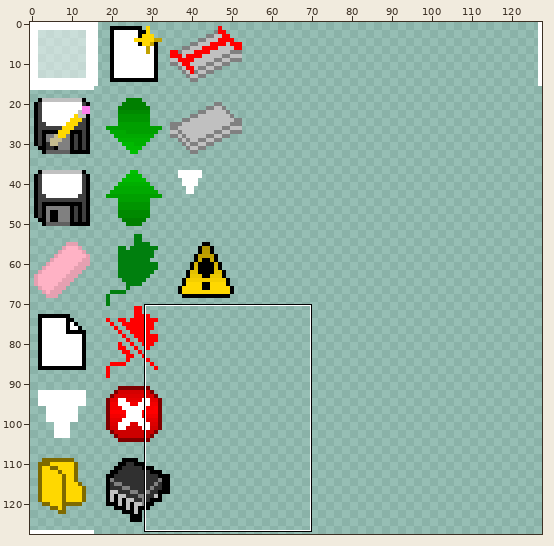
Two states of a sprite sheet, Assets/Sprites/sprites.png. Above, an overview of the earlier version with the close-up marked.
Close-up. The starting point:
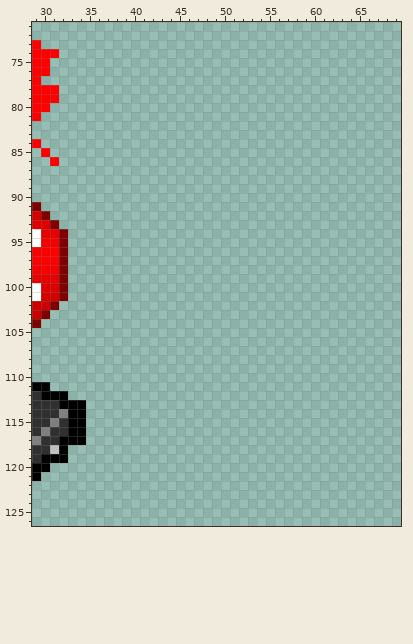
The file is 128x128 pixels. Colours within 5 levels of each other are drawn and written as one. Shown: x 29..69, y 71..126.
New version:
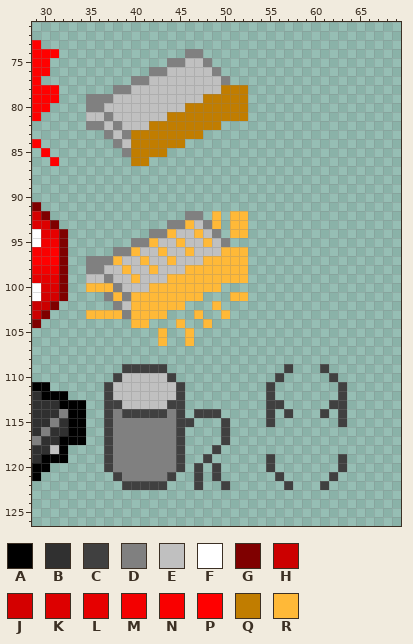
Palette (. is transparent): A #000000  B #303030  C #404040  D #808080  E #c0c0c0  F #ffffff  G #7f0000  H #cc0000  J #d40000  K #dd0000  L #e60000  M #f30000  N #f90000  P #ff0000  Q #c17d00  R #ffb938
From old to new:
y 74: x 46..47 .. -> DD
y 75: x 44..48 ..... -> DDEED
y 76: x 42..49 ........ -> DDEEEEED
y 77: x 40..50 ........... -> DDEEEEEEEED
y 78: x 38..52 ............... -> DDEEEEEEEEEEQQQ
y 79: x 35..52 .................. -> DDDEEEEEEEEEEQQQQQ
y 80: x 35..52 .................. -> DDEEEEEEEEEQQQQQQQ
y 81: x 35..52 .................. -> EEDEEEEEEQQQQQQQQQ
y 82: x 35..49 ............... -> DDEDEEEQQQQQQQQ
y 83: x 37..47 ........... -> DEDQQQQQQQQ
y 84: x 38..45 ........ -> DEQQQQQQ
y 85: x 39..43 ..... -> DQQQQ
y 86: x 40..41 .. -> QQ
y 92: x 46..47 .. -> DD; x 49 . -> R; x 51..52 .. -> RR
y 93: x 44..49 ...... -> DDREDR; x 51..52 .. -> RR
y 94: x 42..49 ........ -> DDREERED; x 51..52 .. -> RR
y 95: x 40..50 ........... -> DDREEREERED
y 96: x 38..52 ............... -> DDREEREEREEERRR
y 97: x 35..52 .................. -> DDDREEREEREEERRRRR
y 98: x 35..52 .................. -> DDEEREEREEERRRRRRR
y 99: x 35..52 .................. -> EEDEEREEERRRRRRRRR
y 100: x 35..49 ............... -> RRRDEEERRRRRRRR
y 101: x 37..47 ........... -> DRDRRRRRRRR; x 51..52 .. -> RR
y 102: x 38..45 ........ -> DERRRRRR; x 49 . -> R
y 103: x 35..43 ......... -> RRRRDRRRR; x 47 . -> R; x 50 . -> R
y 104: x 40..41 .. -> RR; x 45 . -> R; x 48 . -> R
y 105..106: x 43 . -> R; x 46 . -> R
y 109: x 39..43 ..... -> CCCCC; x 57 . -> C; x 61 . -> C
y 110: x 38..44 ....... -> CEEEEEC; x 56 . -> C; x 62 . -> C
y 111..112: x 37..45 ......... -> CEEEEEEEC; x 55 . -> C; x 63 . -> C
y 113: x 37..45 ......... -> CCEEEEECC; x 55..56 .. -> CC; x 62..63 .. -> CC
y 114: x 37..45 ......... -> CDCCCCCDC; x 47..49 ... -> CCC; x 55 . -> C; x 57 . -> C; x 61 . -> C; x 63 . -> C
y 115: x 37..46 .......... -> CDDDDDDDCC; x 50 . -> C; x 55 . -> C; x 63 . -> C
y 116..117: x 37..45 ......... -> CDDDDDDDC; x 50 . -> C
y 118: x 37..45 ......... -> CDDDDDDDC; x 49 . -> C
y 119: x 37..45 ......... -> CDDDDDDDC; x 48 . -> C; x 55 . -> C; x 63 . -> C
y 120: x 37..45 ......... -> CDDDDDDDC; x 47 . -> C; x 49 . -> C; x 55 . -> C; x 63 . -> C
y 121: x 38..44 ....... -> CDDDDDC; x 47 . -> C; x 49 . -> C; x 56 . -> C; x 62 . -> C
y 122: x 39..43 ..... -> CCCCC; x 47 . -> C; x 50 . -> C; x 57 . -> C; x 61 . -> C
Pixel boxes of the changes (left, top, right, bottom) in both close-ups:
added: (86, 49, 248, 166)
added: (86, 211, 347, 490)
